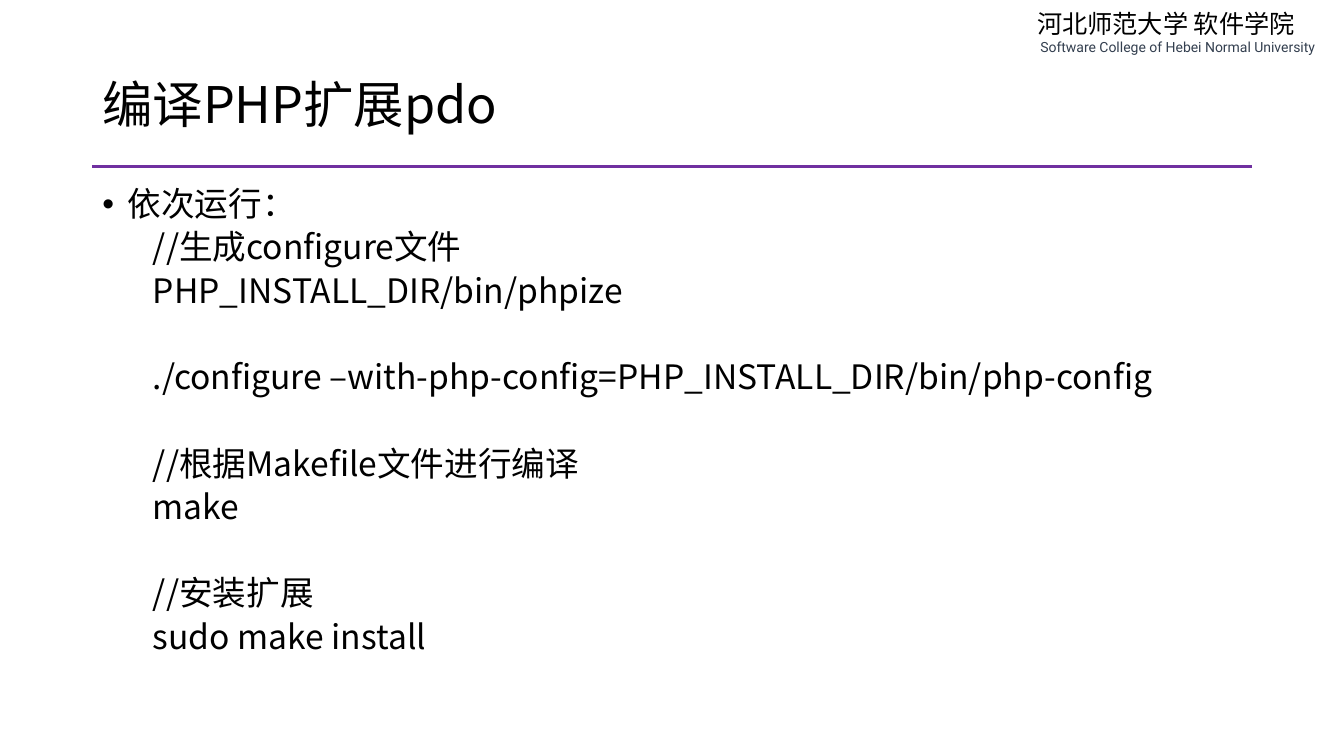
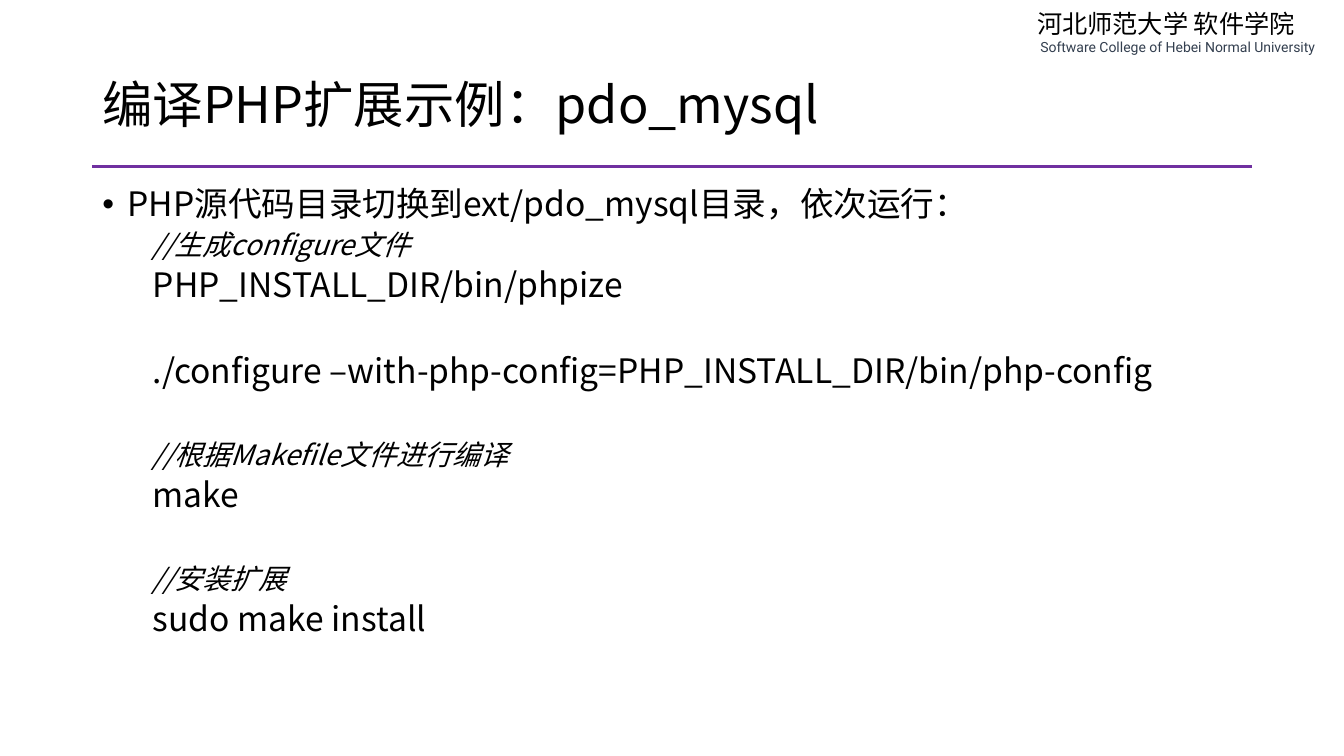
Before and after one commit to edu2act/course-php-serverside-development-on-linux, a slide deck: slide 17 of materials/slides/ch02-complie-php-source-code.pptx. Drawn at 1344x756 pixels with LibreOffice and Linux fonts; fonts in the diff are those of the drawing. Boxes give left, top, right and bottom in pixels: in the first picture for what was removed or moved away, otherwise in the second. Text is boxed around its words. In the diff, an @@ line names an element or a change of style, - is before the commit and + after.

```diff
--- a/materials/slides/ch02-complie-php-source-code.pptx
+++ b/materials/slides/ch02-complie-php-source-code.pptx
@@ title at (102,80,819,135): text changed @@
-编译PHP扩展pdo
+编译PHP扩展示例：pdo_mysql
@@ text at (128,187,968,224): text changed @@
-• 依次运行：
+• PHP源代码目录切换到ext/pdo_mysql目录，依次运行：
@@ text at (153,231,509,594): size 24 to 20 pt, italic on in "//生成configure文件", "//根据Makefile文件进行编译", "//安装扩展" @@
```
Also in this commit, not shown: 6 other slides changed, 1 other file.
